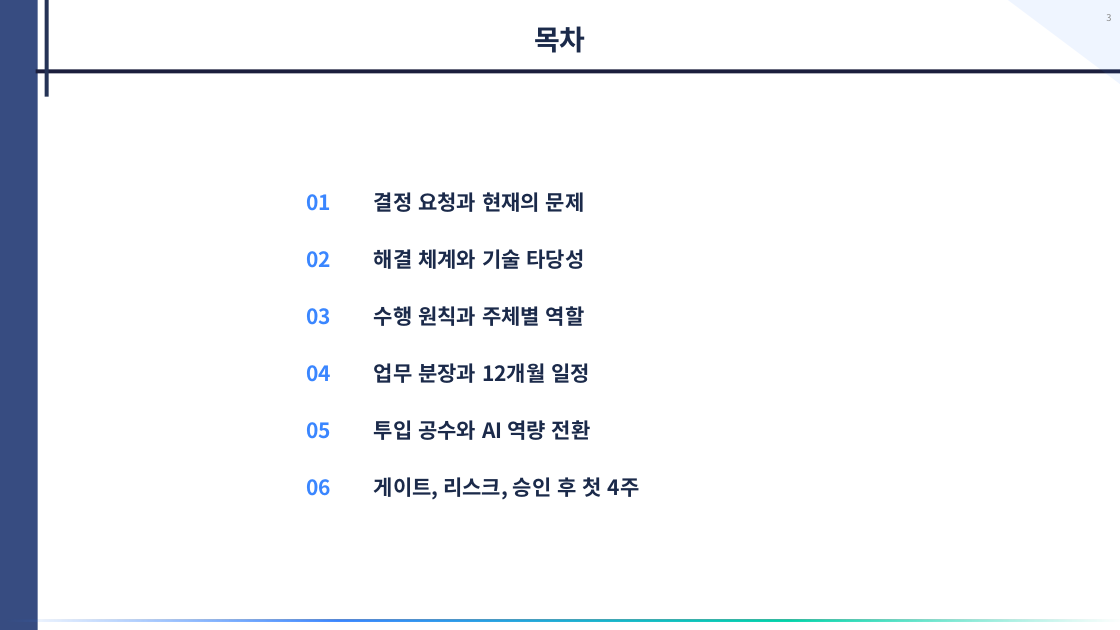
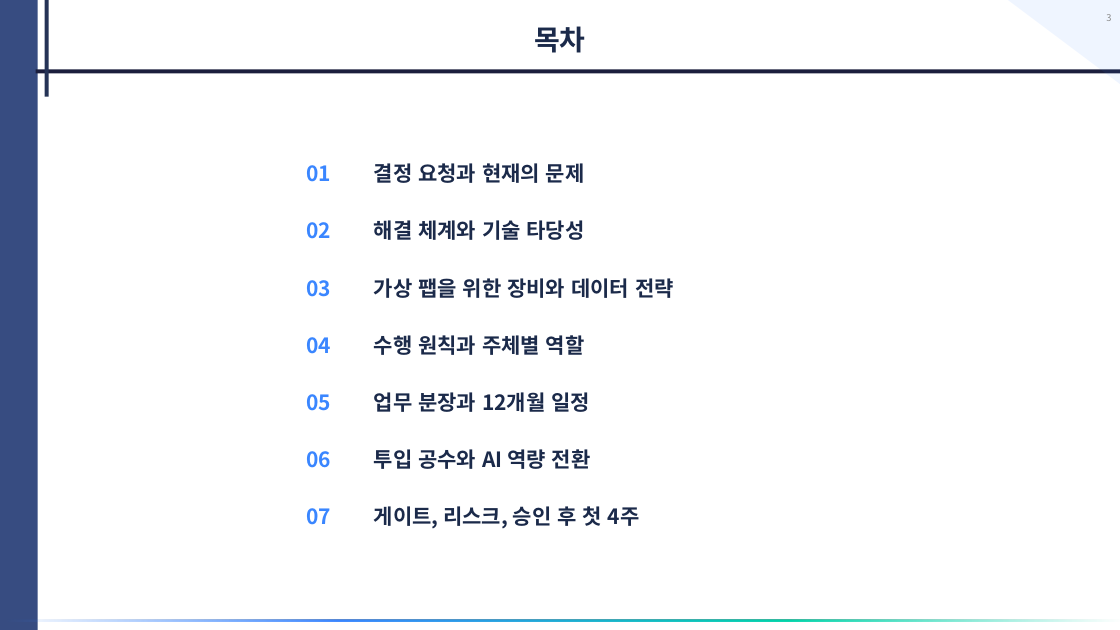
Before and after one commit to donchang07/tmb-2027, a slide deck: slide 3 of deliverables/Intekplus_AI_Upgrade_Proposal.pptx. Drawn at 1120x630 pixels with LibreOffice and Linux fonts; fonts in the diff are those of the drawing. Boxes give left, top, right and bottom in pixels: in the first picture for what was removed or moved away, otherwise in the second. Text is boxed around its words. In the diff, an @@ line names an element or a change of style, - is before the commit and + after.

```diff
--- a/deliverables/Intekplus_AI_Upgrade_Proposal.pptx
+++ b/deliverables/Intekplus_AI_Upgrade_Proposal.pptx
@@ text added at (x1=374, y1=275, x2=674, y2=301), 18 pt, text #1B2A4A, bold @@
+가상 팹을 위한 장비와 데이터 전략
@@ 8 texts moved together from (x1=307, y1=192, x2=585, y2=496) to (x1=307, y1=163, x2=585, y2=468) @@
@@ text added at (x1=307, y1=508, x2=332, y2=525), 18 pt, text #3A86FF, bold @@
+07
@@ 4 texts moved together from (x1=374, y1=306, x2=640, y2=499) to (x1=374, y1=335, x2=640, y2=528) @@
```
Also in this commit, not shown: 3 other slides changed, 5 slides added, 2 other files.
